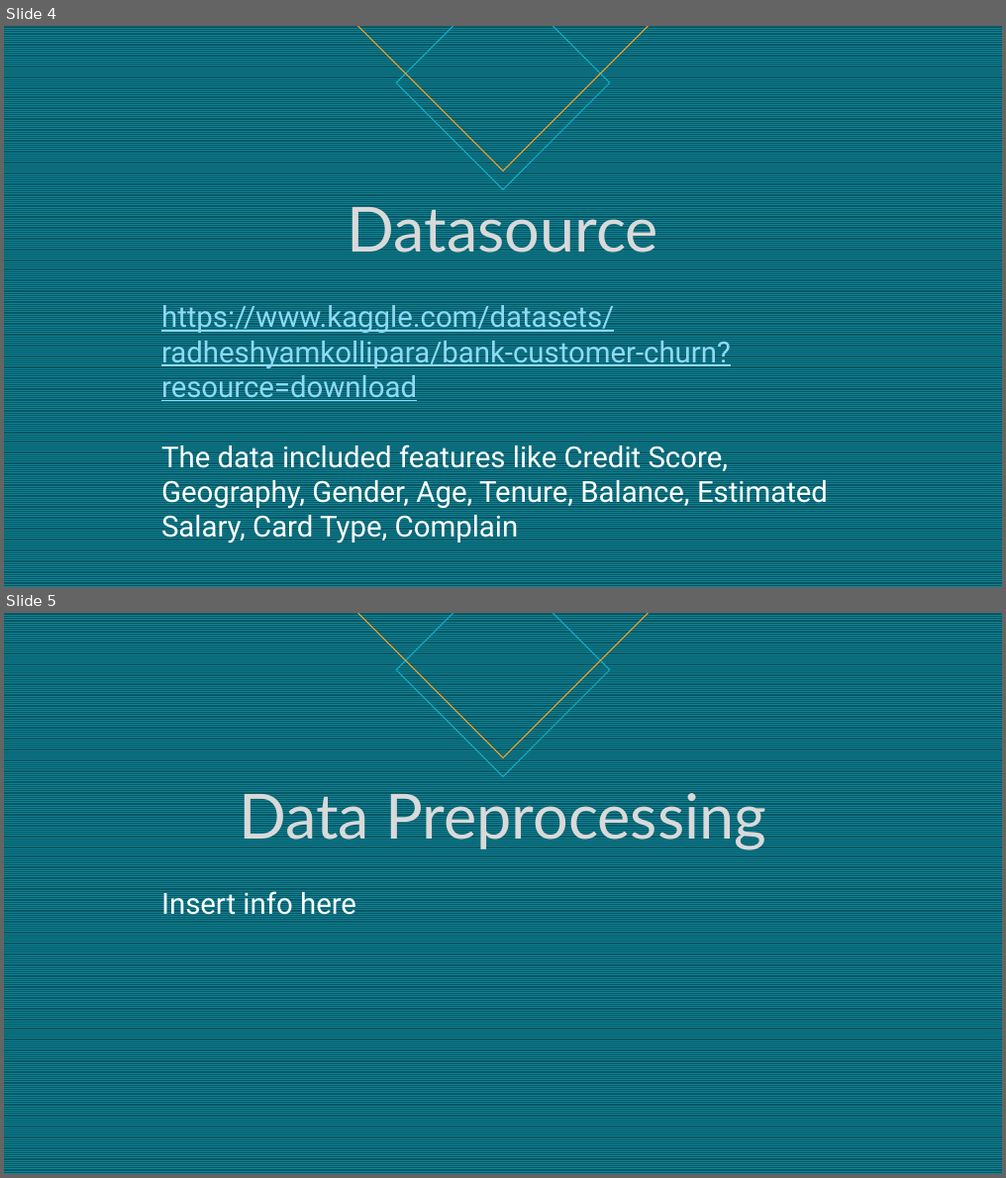
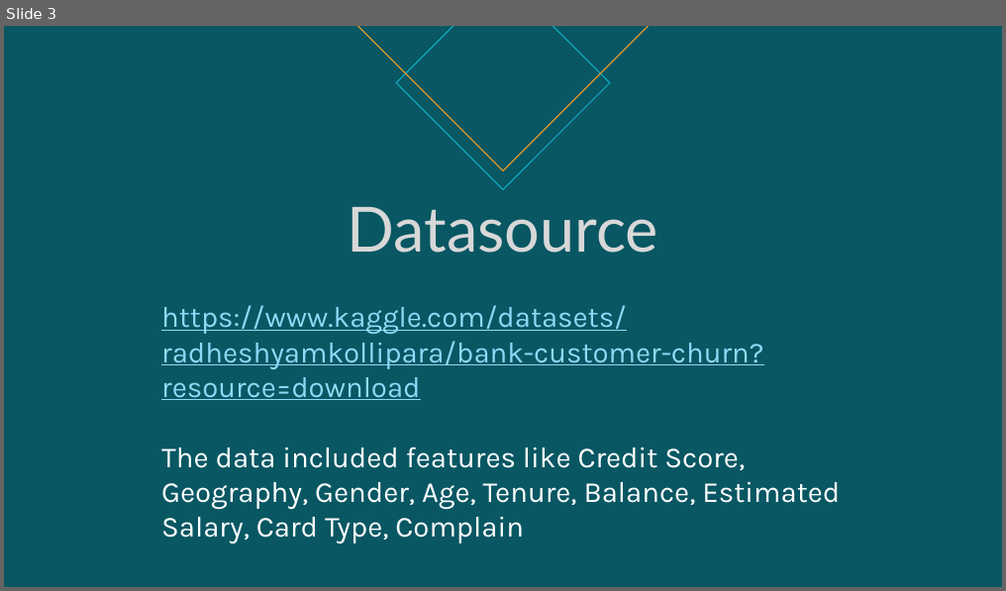
Before and after one commit to rtatat/bank-customer-churn, a slide deck: Bank Customer Churn Analysis.pptx. Shown one above the other, each under a label of ours: slides 4 and 5 before the commit, slide 3 after it. The pictures are 1006x1178 and 1006x591 pixels, drawn with LibreOffice and Linux fonts; fonts in the diff are those of the drawing. Boxes give left, top, right and bottom in pixels: in the first picture for what was removed or moved away, otherwise in the second. Text is boxed around its words. In the diff, an @@ line names an element or a change of style, - is before the commit and + after.

```diff
--- a/Bank Customer Churn Analysis.pptx
+++ b/Bank Customer Churn Analysis.pptx
@@ slide 5 removed at bbox=[4, 613, 1002, 1174], background pattern #0D8295 on #085764 @@
@@ diamond removed at bbox=[358, 613, 648, 758] @@
@@ diamond removed at bbox=[396, 613, 610, 776] @@
@@ title removed at bbox=[239, 784, 766, 851] @@
-Data Preprocessing
@@ text removed at bbox=[161, 888, 356, 922] @@
-Insert info here
@@ what was slide 4 is now slide 3 @@
@@ slide 3 changed as well @@
@@ background pattern #0D8295 on #085764 to #085763 @@
@@ title "Datasource" at bbox=[348, 207, 658, 253]: text colour #D9D9D9 to #D8D8D8 @@
@@ text "https://www.kaggle.com/datasets/radheshyamkollipara/bank-cus ..." at bbox=[161, 305, 840, 544]: font Roboto to Karla @@
```
Also in this commit, not shown: 4 other slides changed, 8 slides added, 3 other slides removed.
